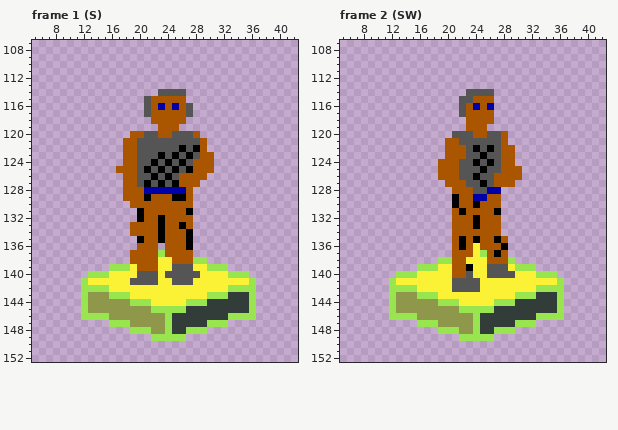
One commit to this pixel-art file: src/ART/Joe.aseprite. Above is the file before it was changed.
300x200 pixels, 35 frames. Shown: frame 1 (S): x 5..42, y 107..152; frame 2 (SW): x 5..42, y 107..152. The commit also changed other frames, which this record leaves out.
New version:
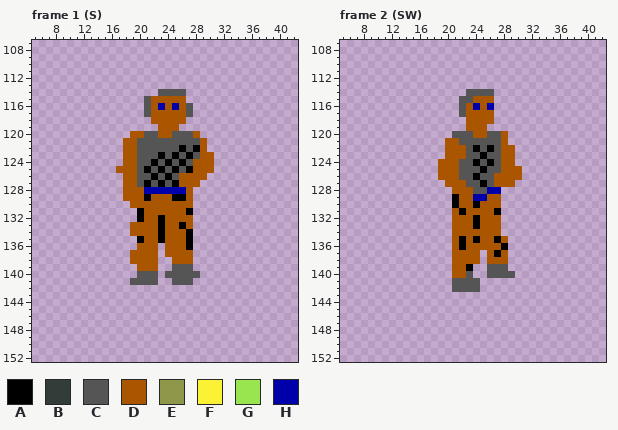
Palette (. is transparent): A #000000  B #323c39  C #555555  D #aa5500  E #8f974a  F #fbf236  G #99e550  H #0000aa
What changed:
layer "Cube" now hidden
Frame 1 (S):
The edit erases colour B in row 143 at x 33 to 35; in row 144 at x 30 to 35; in row 145 at x 27 to 35; in row 146 at x 25 to 32; in row 147 at x 25 to 29; in row 148 at x 25 to 26.
The edit erases colour E in row 143 at x 13 to 15; in row 144 at x 13 to 18; in row 145 at x 13 to 21; in row 146 at x 16 to 23; in row 147 at x 19 to 23; in row 148 at x 22 to 23.
The edit erases colour F in row 138 at x 23 to 24; in row 139 at x 19, 23 to 24 and 28 to 29; in row 140 at x 16 to 19, 23 and 29 to 32; in row 141 at x 13 to 18, 23 to 24 and 28 to 35; in row 142 at x 16 to 32; in row 143 at x 19 to 29.
The edit erases colour F in row 144 at x 22 to 26.
The edit erases colour G in row 137 at x 23; in row 138 at x 28 to 29; in row 139 at x 16 to 18 and 30 to 32; in row 140 at x 13 to 15 and 33 to 35; in row 141 at x 12 and 36; in row 142 at x 12 to 15 and 33 to 36.
The edit erases colour G in row 143 at x 12, 16 to 18, 30 to 32 and 36; in row 144 at x 12, 19 to 21, 27 to 29 and 36; in row 145 at x 12, 22 to 26 and 36; in row 146 at x 12 to 15, 24 and 33 to 36; in row 147 at x 16 to 18, 24 and 30 to 32; in row 148 at x 19 to 21, 24 and 27 to 29.
The edit erases colour G in row 149 at x 22 to 26.
Frame 2 (SW):
Colour F becomes colour D in rows 136 to 137 at x 24; in row 138 at x 23 to 24.
The edit erases colour B in row 143 at x 33 to 35; in row 144 at x 30 to 35; in row 145 at x 27 to 35; in row 146 at x 25 to 32; in row 147 at x 25 to 29; in row 148 at x 25 to 26.
The edit erases colour E in row 143 at x 13 to 15; in row 144 at x 13 to 18; in row 145 at x 13 to 21; in row 146 at x 16 to 23; in row 147 at x 19 to 23; in row 148 at x 22 to 23.
The edit erases colour F in row 138 at x 25; in row 139 at x 19 to 20, 24 to 25 and 29; in row 140 at x 16 to 20, 24 to 25 and 30 to 32; in row 141 at x 13 to 20 and 25 to 35; in row 142 at x 16 to 20 and 25 to 32; in row 143 at x 19 to 29.
The edit erases colour F in row 144 at x 22 to 26.
The edit erases colour G in row 137 at x 25; in row 138 at x 19 to 20 and 29; in row 139 at x 16 to 18 and 30 to 32; in row 140 at x 13 to 15 and 33 to 35; in row 141 at x 12 and 36; in row 142 at x 12 to 15 and 33 to 36.
The edit erases colour G in row 143 at x 12, 16 to 18, 30 to 32 and 36; in row 144 at x 12, 19 to 21, 27 to 29 and 36; in row 145 at x 12, 22 to 26 and 36; in row 146 at x 12 to 15, 24 and 33 to 36; in row 147 at x 16 to 18, 24 and 30 to 32; in row 148 at x 19 to 21, 24 and 27 to 29.
The edit erases colour G in row 149 at x 22 to 26.
Where, in picture pixels (left, top, right, bottom), the same in both pictures:
erased: (81, 250, 256, 341)
changed: (389, 243, 564, 341)
